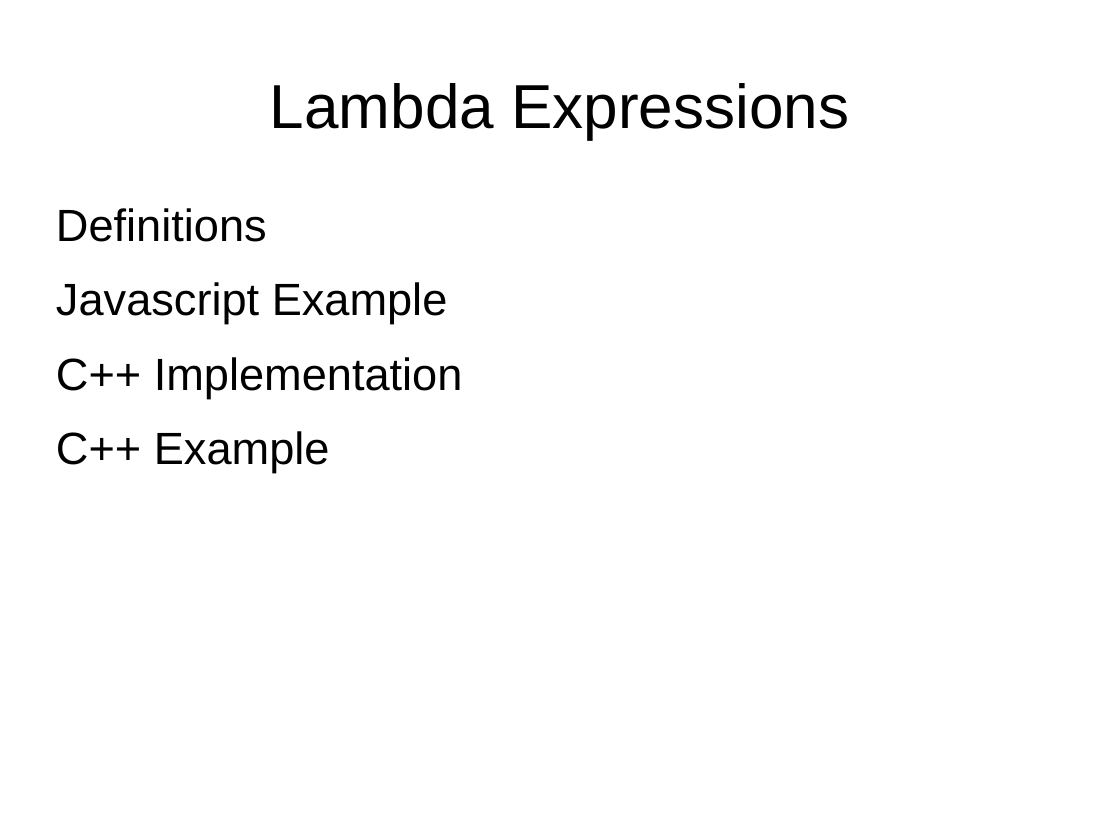
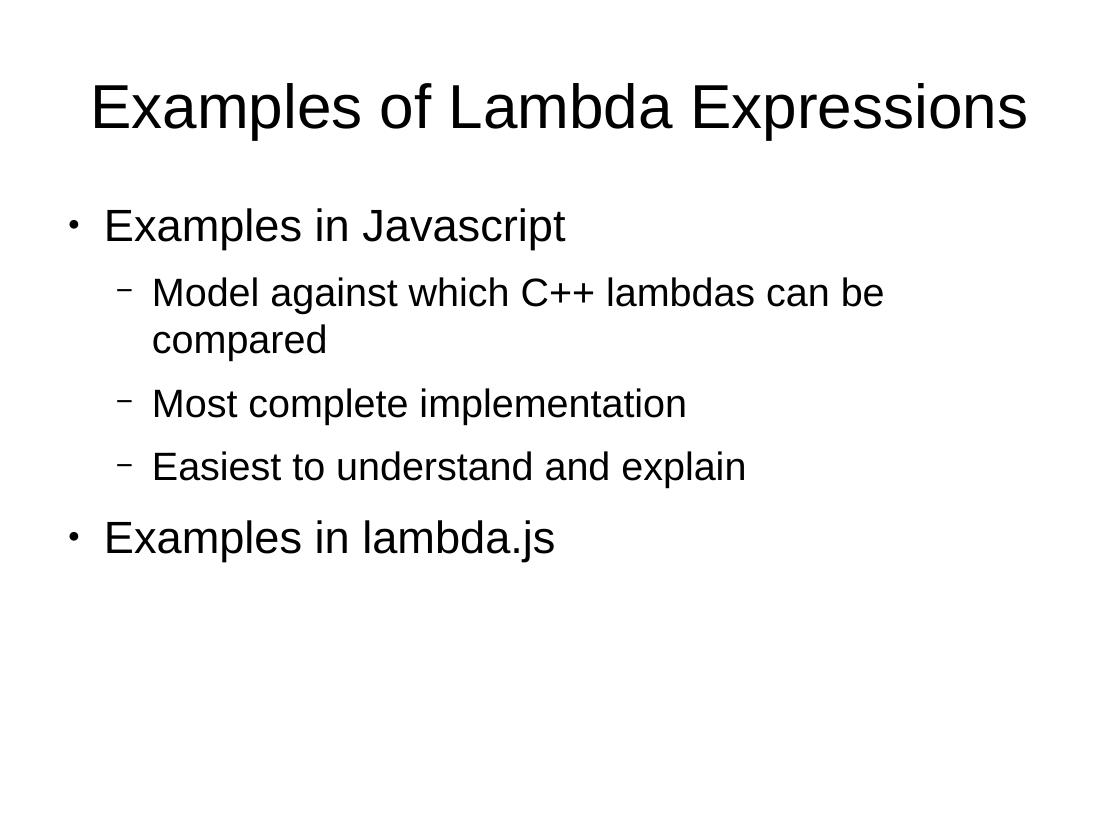
Before and after one commit to cjungmann/lambda_talk, a slide deck: slide 7 of lambda.odp (slide 3 before the commit). Drawn at 1120x840 pixels with LibreOffice and Linux fonts; fonts in the diff are those of the drawing. Boxes give left, top, right and bottom in pixels: in the first picture for what was removed or moved away, otherwise in the second. Text is boxed around its words. In the diff, an @@ line names an element or a change of style, - is before the commit and + after.

```diff
--- a/lambda.odp
+++ b/lambda.odp
@@ title at (x1=90, y1=83, x2=1028, y2=139): text changed @@
-Lambda Expressions
+Examples of Lambda Expressions
@@ text at (x1=104, y1=208, x2=885, y2=562): text changed; size 32 to 28 pt @@
-Definitions
-Javascript Example
-C++ Implementation
-C++ Example
+● Examples in Javascript
+  − Model against which C++ lambdas can be compared
+  − Most complete implementation
+  − Easiest to understand and explain
+● Examples in lambda.js
```
Also in this commit, not shown: 1 other slide changed, 6 slides added, 2 slides removed.
